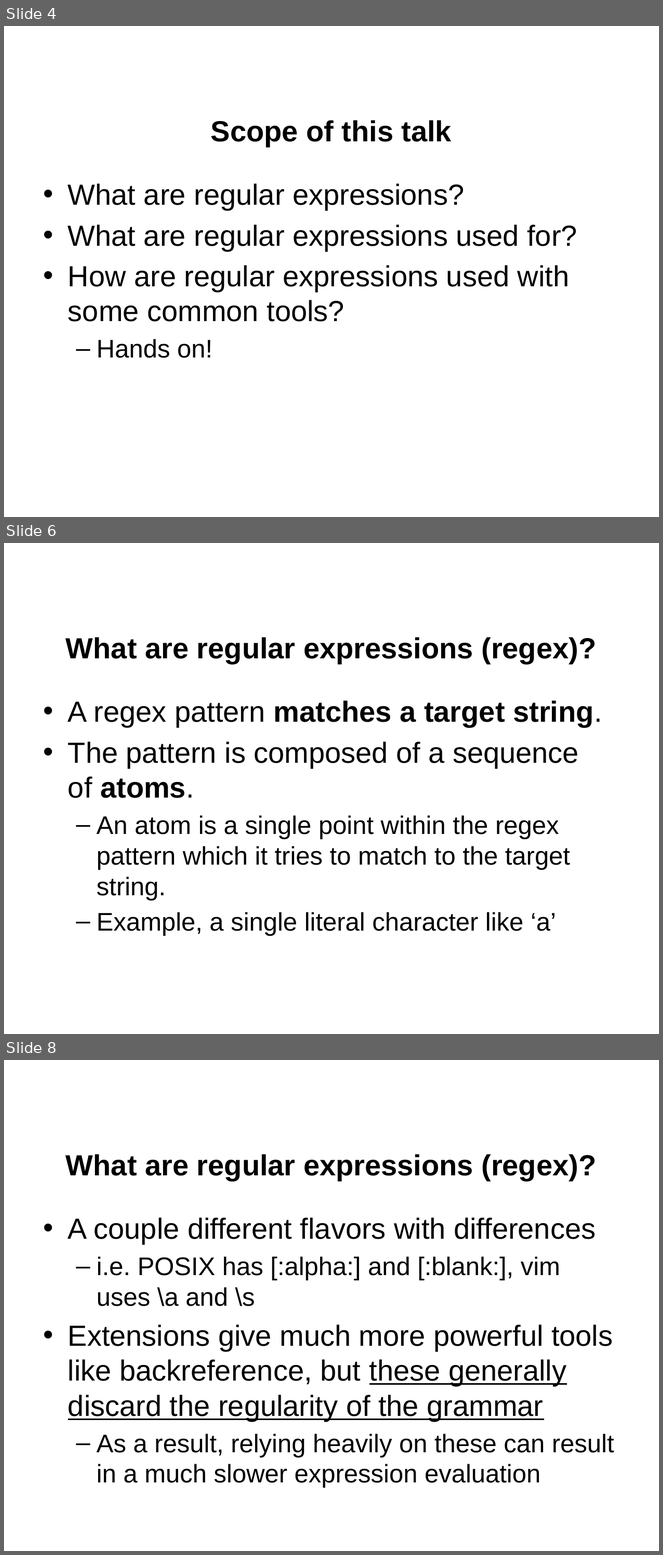
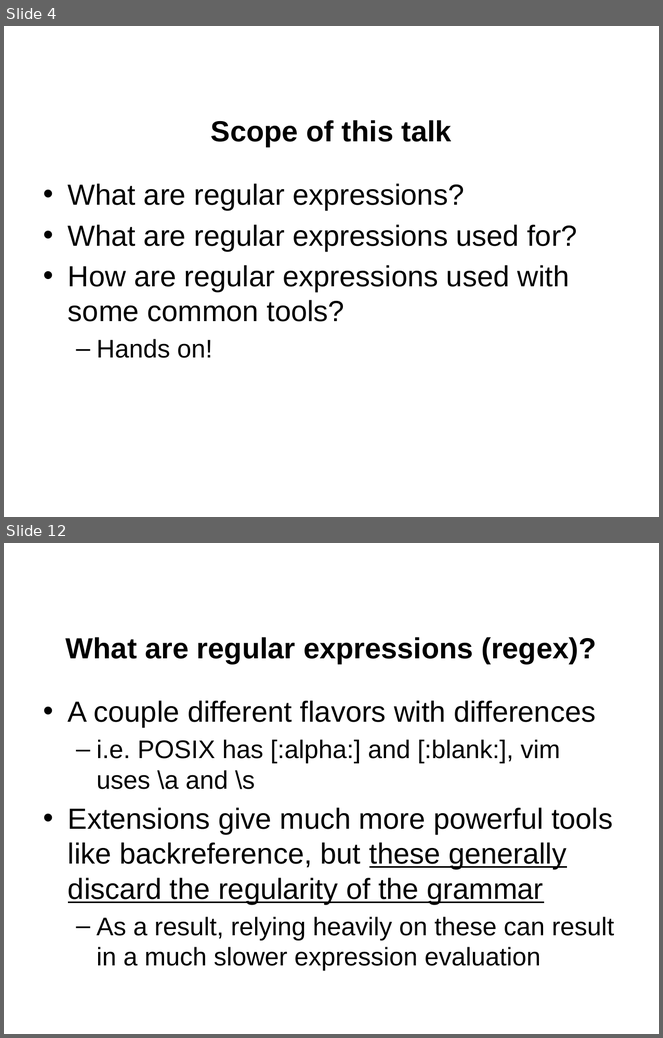
Before and after one commit to jgerity/talks, a slide deck: 2017/computing_workgroup/regex/regular_expressions.pptx. Shown one above the other, each under a label of ours: slides 4, 6 and 8 before the commit, slides 4 and 12 after it; the slides between them are not shown. The pictures are 663x1555 and 663x1038 pixels, drawn with LibreOffice and Linux fonts; fonts in the diff are those of the drawing; background and template pictures are left out. Boxes give left, top, right and bottom in pixels: in the first picture for what was removed or moved away, otherwise in the second. Text is boxed around its words. In the diff, an @@ line names an element or a change of style, - is before the commit and + after.

Commit message:
Added some example regex, metacharacter table, state machine figure

```diff
--- a/2017/computing_workgroup/regex/regular_expressions.pptx
+++ b/2017/computing_workgroup/regex/regular_expressions.pptx
@@ slide 6 removed at [4, 543, 659, 1034], background picture (left out) @@
@@ title removed at [66, 637, 596, 664] @@
-What are regular expressions (regex)?
@@ text removed at [68, 701, 603, 936] @@
-• A regex pattern matches a target string.
-• The pattern is composed of a sequence of atoms.
-  – An atom is a single point within the regex pattern which it tries to match to the target string.
-  – Example, a single literal character like ‘a’
@@ what was slide 8 is now slide 12 @@
```
Also in this commit, not shown: 4 slides changed, 5 slides added.
